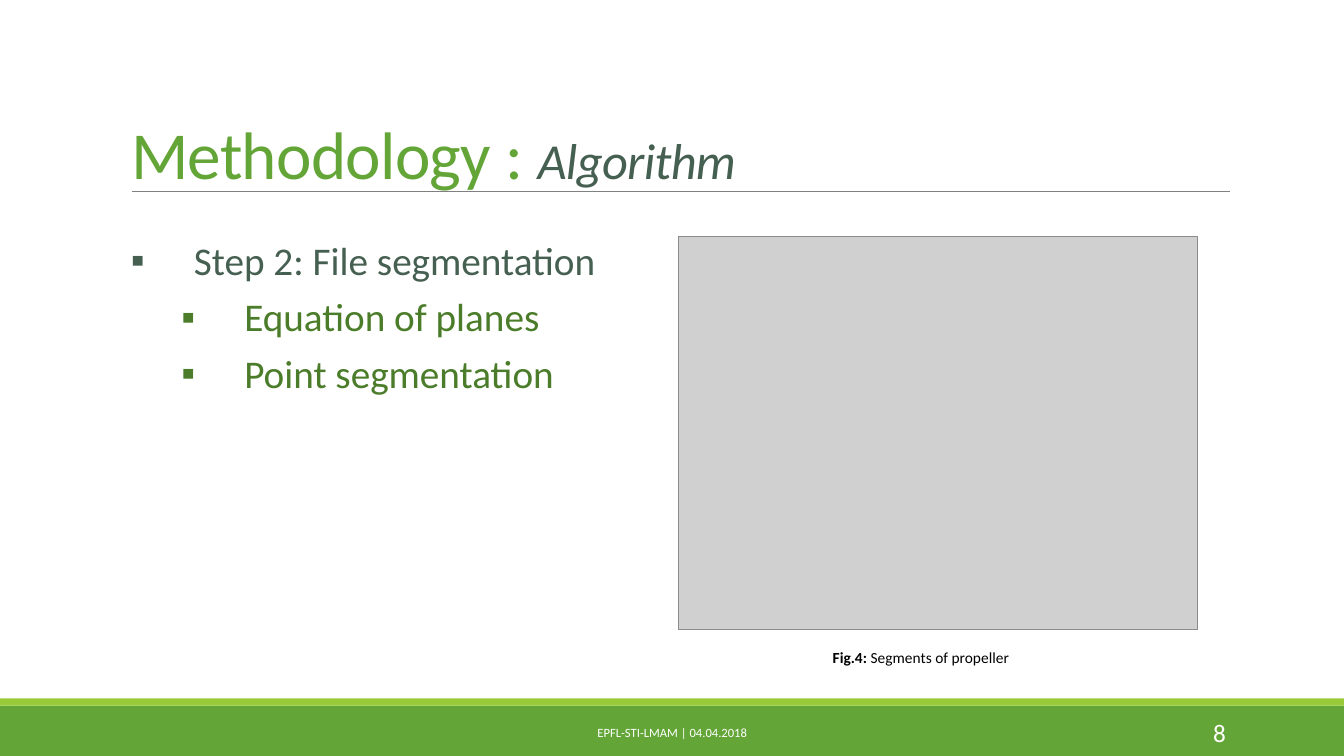
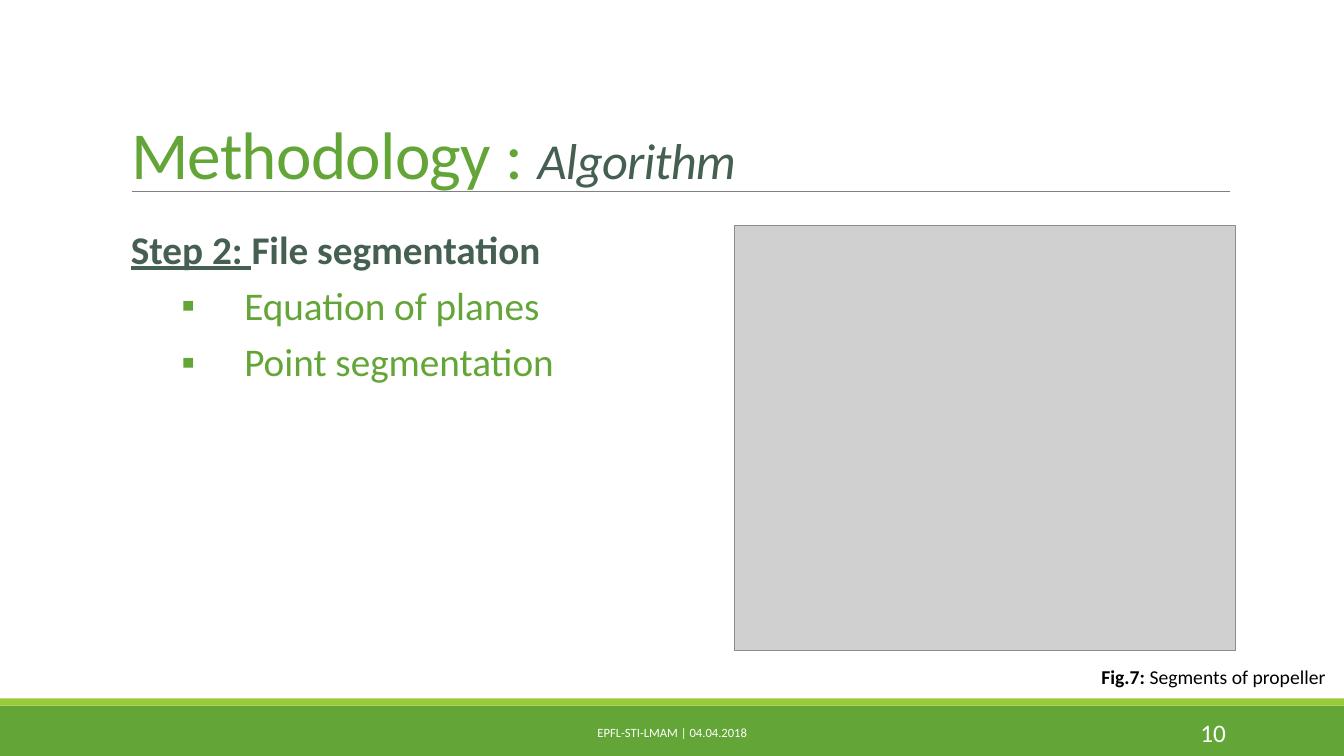
Before and after one commit to PaulineMauryL/PropellerProject, a slide deck: slide 10 of MIDTERM.pptx (slide 8 before the commit). Drawn at 1344x756 pixels with LibreOffice and Linux fonts; fonts in the diff are those of the drawing; grey boxes stand for pictures. Boxes give left, top, right and bottom in pixels: in the first picture for what was removed or moved away, otherwise in the second. Text is boxed around its words. In the diff, an @@ line names an element or a change of style, - is before the commit and + after.

```diff
--- a/MIDTERM.pptx
+++ b/MIDTERM.pptx
@@ text "Step 2: File segmentation": place and size @@
-text "Step 2: File segmentation" at [194, 247, 595, 395]
+text "Step 2: File segmentation" at [131, 236, 553, 383]
@@ text "Step 2: File segmentation" at [131, 236, 553, 383]: bold on in "Step 2: File segmentation"; underline on in "Step 2:"; text colour #4A7C29 to #63A537 in "Equation of planes", "Point segmentation"; bullet ▪ to none @@
@@ picture: place and size @@
-picture at [679, 237, 1198, 629]
+picture at [735, 226, 1236, 651]
@@ text at [1101, 670, 1326, 688]: text changed; size 11 to 14 pt @@
-Fig.4: Segments of propeller
+Fig.7: Segments of propeller
@@ page number at [1200, 725, 1226, 742]: text changed @@
-8
+10
```
Also in this commit, not shown: 10 other slides changed, 3 slides added, 1 slide removed.
